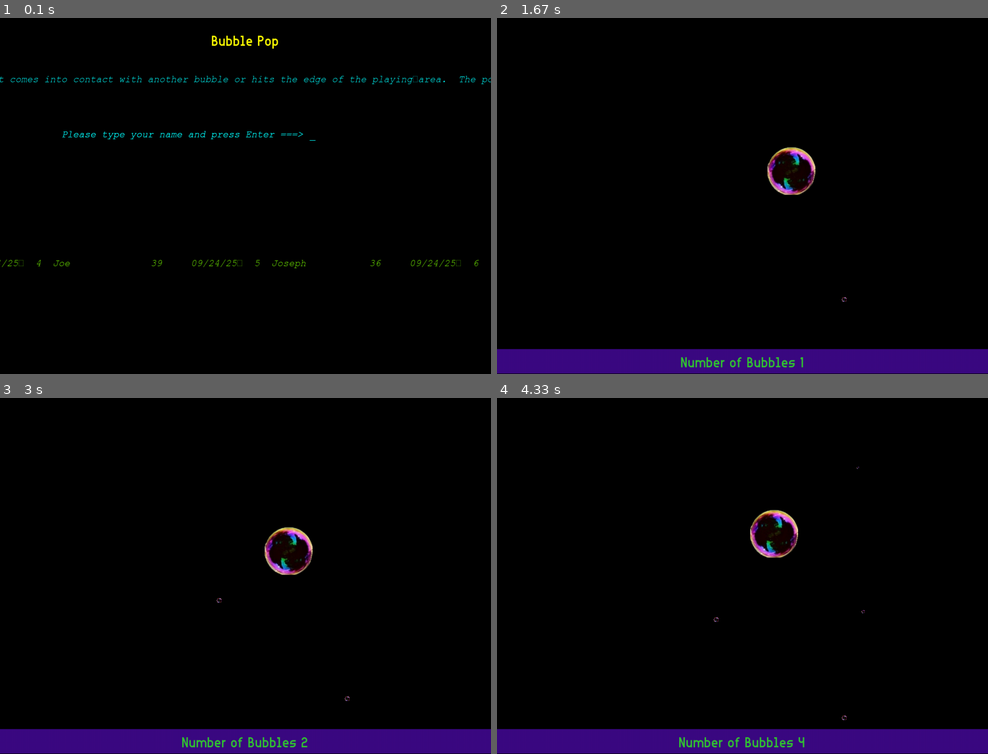
Above: before the commit, frames 1-4 (two rows, left to right).
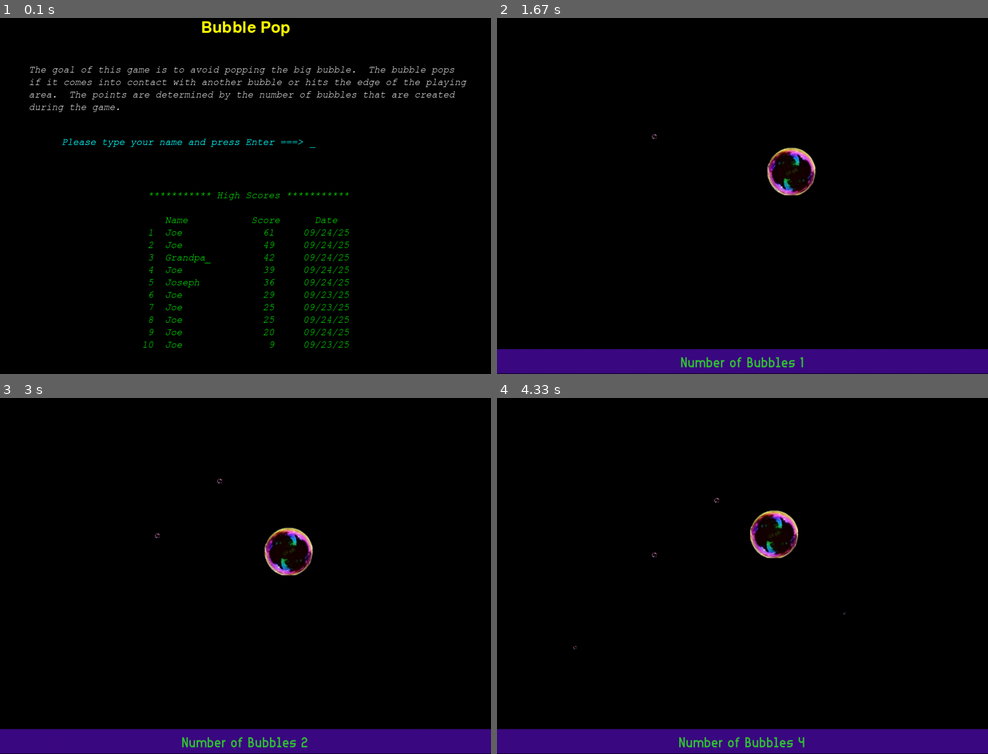
Above: after the commit, the same moments.

Repository: GitJoeBentley/python
Game: pygame game, started from pygame/bubble_pop/main.py
Same seed, same stepped clock (60 frames per second), same inputs: the game is played once before the commit and once after it.
Inputs:
- Up to frame 1 (0.1 s): no input
- Up to frame 2 (1.67 s): type "ann" at 0.33 s; tap Enter at 0.67 s; hold Right 0.88-1.35 s; hold Up from 1.43 s (still down)
- Up to frame 3 (3 s): release Up at 1.73 s; hold Right 1.77-2.23 s; hold Left 2.27-2.8 s; hold Down from 2.83 s (still down)
- Up to frame 4 (4.33 s): release Down at 3.13 s; hold Left 3.17-3.57 s; hold Up 3.6-3.97 s; hold Right from 4 s (still down)

The runs differ from the first frame. In frame 1, 5.0% of the frame differs, in the area x 0-100%, y 0-93%; in frame 2, 0.3%; in frame 3, 0.3%; in frame 4, 0.3%.

Commit message:
Add files via upload

Diff:
--- a/pygame/bubble_pop/bubble.py
+++ b/pygame/bubble_pop/bubble.py
@@ -5,7 +5,7 @@
 
 class Bubble(pygame.sprite.Sprite):
     def __init__(self, image: pygame.Surface, position: (int, int), direction: (float, float) = (0,0),
-                 size: float = 1.0, speed: int = 7, bounce = False) -> None:
+                 size: float = 1.0, speed: int = 5, bounce = False) -> None:
         super().__init__()
         self.image = image
         size = int(100*size)
@@ -29,14 +29,14 @@
         if deltax == 0 and deltay == 0:
             self.speed += 1
         if (self.bounce):
-            if self.rect.right >= WINDOW_WIDTH or self.rect.left <= 0:
+            if self.rect.right >= WindowWidth or self.rect.left <= 0:
                 self.direction = (-self.direction[0], self.direction[1])
-            if self.rect.top <= 0 or self.rect.bottom >= int(0.931 * WINDOW_HEIGHT):
+            if self.rect.top <= 0 or self.rect.bottom >= int(0.931 * WindowHeight):
                 self.direction = (self.direction[0], -self.direction[1])
 
     def out_of_bounds(self) -> bool:
-        if self.rect.right >= WINDOW_WIDTH or self.rect.left <= 0:
+        if self.rect.right >= WindowWidth or self.rect.left <= 0:
                 return True
-        if self.rect.top <= 0 or self.rect.bottom >= int(0.931 * WINDOW_HEIGHT):
+        if self.rect.top <= 0 or self.rect.bottom >= int(0.931 * WindowHeight):
                 return True
         return False
--- a/pygame/bubble_pop/main.py
+++ b/pygame/bubble_pop/main.py
@@ -1,132 +1,28 @@
 import pygame, time
 from random import randint
 from settings import *
+from misc_func import *
 from bubble import Bubble
 from highscores import HighScores
 from datetime import date
 
-def random_direction() -> (float, float):
-    return (randint(-45, 45) / 100, randint(-45, 45) / 100)
-
-# location should maintain a distance from big_bubble_location
-def random_location(big_bubble_location: (int, int)) -> (int, int):
-    while True:
-        location = (WINDOW_WIDTH // 2 + randint(-WINDOW_WIDTH // 3, WINDOW_WIDTH // 3),
-            int(WINDOW_HEIGHT / 2) + randint(-WINDOW_HEIGHT // 3, WINDOW_HEIGHT // 3))
-        if abs(location[0] - big_bubble_location[0]) > 100 and abs(location[1] - big_bubble_location[1]) > 100:
-           break
-    return location
-
-def random_size() -> float:
-    return 1 / randint(2,20)
-
-def display_score(window, font: pygame.font.Font, score: int):
-    # create a text surface object,
-    text = font.render('Number of Bubbles ' + str(score), True,(50, 200, 50))
-    # create a rectangular object for the text surface object
-    textRect = text.get_rect()
-    # set the center of the rectangular object.
-    textRect.center = (WINDOW_WIDTH // 2, int(.973 * WINDOW_HEIGHT))
-    window.blit(text, textRect)
-
-def game_over(window, score: int) -> None:
-    font = pygame.font.Font('resources/game_sans_serif_7.ttf', 48)
-    font2 = pygame.font.Font('resources/game_sans_serif_7.ttf', 36)
-    text = font.render('Game Over', True,(190, 20, 50))
-    text2 = font2.render('Score = ' + str(score), True,(0, 130, 240))
-    textRect = text.get_rect()
-    textRect.center = (WINDOW_WIDTH // 2, int(.45 * WINDOW_HEIGHT))
-
-    textRect2 = text2.get_rect()
-    textRect2.center = (WINDOW_WIDTH // 2, int(.55 * WINDOW_HEIGHT))
-
-    pygame.draw.rect(window, (250, 240, 0), pygame.Rect(310, 275, 400, 200), 10)
-    window.blit(text, textRect)
-    window.blit(text2, textRect2)
-    pygame.display.update()
-    time.sleep(7)
-
-def start(window, highscores, arial) -> str:
-    font = pygame.font.Font('resources/CourierNew.ttf', 20)
-    direct_str = "The goal of this game is to avoid popping the big bubble.  The bubble pops\n" \
-    "if it comes into contact with another bubble or hits the edge of the playing\n" \
-    "area.  The points are determined by the number of bubbles that are created\n" \
-    "during the game.\n"
-
-    title_text = arial.render("Bubble Pop", True,"yellow")
-    direct_text = font.render(direct_str, True,"cyan")
-    hs_text = font.render(str(highscores), True,"chartreuse2")
-
-    title_rect = title_text.get_rect()
-    direct_text_rect = direct_text.get_rect()
-    hs_rect = hs_text.get_rect()
-
-    title_rect.center = (WINDOW_WIDTH // 2, int(.1 * WINDOW_HEIGHT))
-    direct_text_rect.center = (WINDOW_WIDTH // 2, int(.2 * WINDOW_HEIGHT))
-    hs_rect.center = (WINDOW_WIDTH // 2, int(.7 * WINDOW_HEIGHT))
-
-    prompt = "Please type your name and press Enter ===>"
-    prompt_text = font.render(prompt, True,"cyan")
-    prompt_rect = prompt_text.get_rect()
-    prompt_rect.midleft = (WINDOW_WIDTH // 8, int(.35 * WINDOW_HEIGHT))
-
-    input_rect = pygame.Rect(int(.625 * WINDOW_WIDTH), int(.33 * WINDOW_HEIGHT), 140, 32)
-
-    running = True
-    name = '_'
-
-    while running:
-        for event in pygame.event.get():
-            if event.type == pygame.QUIT:
-                return ""
-            if event.type == pygame.KEYDOWN:
-
-                # Check for backspace
-                if event.key == pygame.K_BACKSPACE:
-                    name = user_text[:-2] + '_'
-
-                elif event.key == pygame.K_RETURN:
-                    running = False
-                    break
-
-                # Unicode standard is used for string
-                else:
-                    name = name[:-1].title()
-                    name += event.unicode + '_'
-
-        window.fill("black")
-        text_surface = font.render(name, True, "cyan")
-        window.blit(prompt_text, prompt_rect)
-        window.blit(text_surface, (input_rect.x+5, input_rect.y+5))
-
-        # set width of textfield so that text cannot get outside of user's text input
-        input_rect.w = max(100, text_surface.get_width()+10)
-
-        window.blit(title_text, title_rect)
-        window.blit(direct_text, direct_text_rect)
-        window.blit(hs_text, hs_rect)
-        window.blit(prompt_text, prompt_rect)
-        pygame.display.flip()
-
-    return name[:-1]
-
-
-if __name__ == '__main__':
+def main():
     FPS = 30     # frames per second
     running = True
     # general setup
     pygame.init()
     clock = pygame.time.Clock()
     highscores = HighScores()
-    #print(highscores)
 
-    window = pygame.display.set_mode((WINDOW_WIDTH, WINDOW_HEIGHT))
+    window = pygame.display.set_mode((WindowWidth, WindowHeight))
 
     pygame.display.set_caption("Bubble Pop")
 
     bubbles = []
 
     font = pygame.font.Font('resources/arial_narrow_7.ttf', 30)
+    hsfont = pygame.font.Font('resources/CourierNew.ttf', 16)
+    hs_lines = str(highscores).split('\n')
 
     # sounds
     bubble_sound = pygame.mixer.Sound("resources/WormPop.wav")
@@ -143,7 +39,7 @@
     bubble_group: pygame.sprite.Group = pygame.sprite.Group()
 
     bubble_image = pygame.image.load("resources/bubble.png").convert_alpha()
-    bubble = Bubble(bubble_image, (WINDOW_WIDTH // 2, WINDOW_HEIGHT // 2), random_direction(), 1.0, 3)
+    bubble = Bubble(bubble_image, (WindowWidth // 2, WindowHeight // 2), random_direction(), 1.0, 2)
     bubble_group.add(bubble)
 
     loop_counter: int = 0
@@ -153,7 +49,7 @@
 
     name = start(window, highscores, font)
     if name == "":
-        quit = True;
+        quit = True
         running = False
 
     while running:
@@ -169,12 +65,11 @@
             if bubble.out_of_bounds():
                 running = False
                 print("game over: score =", len(bubbles))
+
             # check for collision with another bubble
             for bub in bubbles:
                 if pygame.sprite.collide_circle(bubble,bub):
                     running = False
-                    #pause = True
-                    print("Collision: score =", len(bubbles))
 
             for bub in bubbles:
                 bub.move()
@@ -197,7 +92,7 @@
         window.fill((0,0,0))
         bubble_group.update(window)
         bubble_group.draw(window)
-        pygame.draw.line(window, (60, 10, 130), (0, playing_area_bottom), (WINDOW_WIDTH, playing_area_bottom), WINDOW_HEIGHT // 15)
+        pygame.draw.line(window, (60, 10, 130), (0, playing_area_bottom), (WindowWidth, playing_area_bottom), WindowHeight // 15)
 
         display_score(window, font, len(bubbles))
 
@@ -208,4 +103,7 @@
         highscores.scores.append((name,len(bubbles),date.today()))
         highscores.write_to_file()
 
-pygame.quit()
+    pygame.quit()
+
+if __name__ == '__main__':
+    main()
--- /dev/null
+++ b/pygame/bubble_pop/misc_func.py
@@ -0,0 +1,123 @@
+import pygame, time
+from random import randint
+from settings import *
+
+
+def random_direction() -> (float, float):
+    return (randint(-45, 45) / 100, randint(-45, 45) / 100)
+
+# location should maintain a distance from big_bubble_location
+def random_location(big_bubble_location: (int, int)) -> (int, int):
+    while True:
+        location = (WindowWidth // 2 + randint(-WindowWidth // 3, WindowWidth // 3),
+            int(WindowHeight / 2) + randint(-WindowHeight // 3, WindowHeight // 3))
+        if abs(location[0] - big_bubble_location[0]) > 100 and abs(location[1] - big_bubble_location[1]) > 100:
+           break
+    return location
+
+def random_size() -> float:
+    return 1 / randint(2,20)
+
+def display_score(window, font: pygame.font.Font, score: int):
+    # create a text surface object,
+    text = font.render('Number of Bubbles ' + str(score), True,(50, 200, 50))
+    # create a rectangular object for the text surface object
+    textRect = text.get_rect()
+    # set the center of the rectangular object.
+    textRect.center = (WindowWidth // 2, int(.973 * WindowHeight))
+    window.blit(text, textRect)
+
+def game_over(window, score: int) -> None:
+    font = pygame.font.Font('resources/game_sans_serif_7.ttf', 48)
+    font2 = pygame.font.Font('resources/game_sans_serif_7.ttf', 36)
+    text = font.render('Game Over', True,(190, 20, 50))
+    text2 = font2.render('Score = ' + str(score), True,(0, 130, 240))
+    textRect = text.get_rect()
+    textRect.center = (WindowWidth // 2, int(.45 * WindowHeight))
+
+    textRect2 = text2.get_rect()
+    textRect2.center = (WindowWidth // 2, int(.55 * WindowHeight))
+
+    pygame.draw.rect(window, (250, 250, 140), pygame.Rect(310, 275, 400, 200))
+    window.blit(text, textRect)
+    window.blit(text2, textRect2)
+    pygame.display.update()
+    time.sleep(7)
+
+def start(window, highscores, arial) -> str:
+    font = pygame.font.Font('resources/CourierNew.ttf', 20)
+    titlefont = pygame.font.Font('resources/FuzzyBubbles-Bold.ttf', 48)
+    title_text = titlefont.render("Bubble Pop", True,"yellow")
+    title_rect = title_text.get_rect()
+    title_rect.center = (WindowWidth // 2, int(.06 * WindowHeight))
+
+    directions = ["The goal of this game is to avoid popping the big bubble.  The bubble pops",
+    "if it comes into contact with another bubble or hits the edge of the playing",
+    "area.  The points are determined by the number of bubbles that are created",
+    "during the game."]
+
+    hs_lines = str(highscores).split('\n')
+
+    prompt = "Please type your name and press Enter ===>"
+    prompt_text = font.render(prompt, True,"cyan")
+    prompt_rect = prompt_text.get_rect()
+    prompt_rect.midleft = (WindowWidth // 8, int(.37 * WindowHeight))
+
+    input_rect = pygame.Rect(int(.625 * WindowWidth), int(.35 * WindowHeight), 140, 32)
+
+    running = True
+    name = '_'
+
+    while running:
+        for event in pygame.event.get():
+            if event.type == pygame.QUIT:
+                return ""
+            if event.type == pygame.KEYDOWN:
+
+                # Check for backspace
+                if event.key == pygame.K_BACKSPACE:
+                    name = user_text[:-2] + '_'
+
+                elif event.key == pygame.K_RETURN:
+                    running = False
+                    break
+
+                # Unicode standard is used for string
+                else:
+                    name = name[:-1].title()
+                    name += event.unicode + '_'
+
+        window.fill("black")
+        text_surface = font.render(name, True, "cyan")
+        window.blit(prompt_text, prompt_rect)
+        window.blit(text_surface, (input_rect.x+5, input_rect.y+5))
+
+        # set width of textfield so that text cannot get outside of user's text input
+        input_rect.w = max(100, text_surface.get_width()+10)
+
+        window.blit(title_text, title_rect)
+
+        # print directions
+        y = int(.16 * WindowHeight)
+        for line in directions:
+            # Render the individual single line
+            line_surface = font.render(line, True, "white")
+            # Blit line to the target surface
+            window.blit(line_surface, (WindowWidth // 17, y))
+            # Move the y-coordinate down by the height of the line
+            y += line_surface.get_height() + 3  # 3 pixels of padding
+
+        # print high scores
+        y = int(.50 * WindowHeight)
+        for line in hs_lines:
+            # Render the individual single line
+            line_surface = font.render(line, True, "green")
+            # Blit line to the target surface
+            window.blit(line_surface, (WindowWidth // 4 + 28, y))
+            # Move the y-coordinate down by the height of the line
+            y += line_surface.get_height() + 3  # 3 pixels of padding
+
+        window.blit(prompt_text, prompt_rect)
+        pygame.display.flip()
+
+    return name[:-1]
--- a/pygame/bubble_pop/settings.py
+++ b/pygame/bubble_pop/settings.py
@@ -1,5 +1,5 @@
-WINDOW_WIDTH = 1024
-WINDOW_HEIGHT = 768
-playing_area_bottom: int = int(.965 * WINDOW_HEIGHT)
+WindowWidth = 1024
+WindowHeight = 768
+playing_area_bottom: int = int(.965 * WindowHeight)
 
 Direction = ('up','down','left','right')
